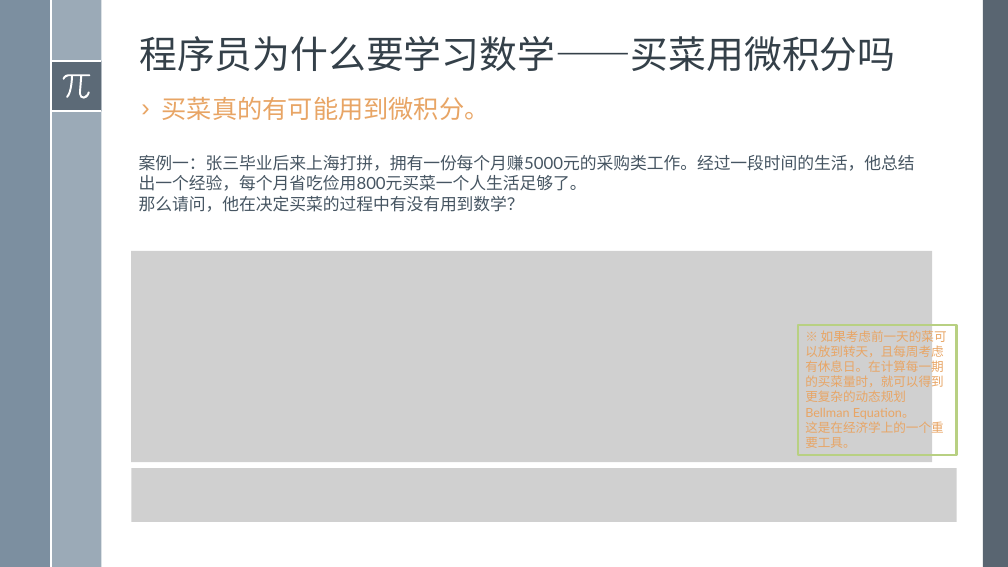
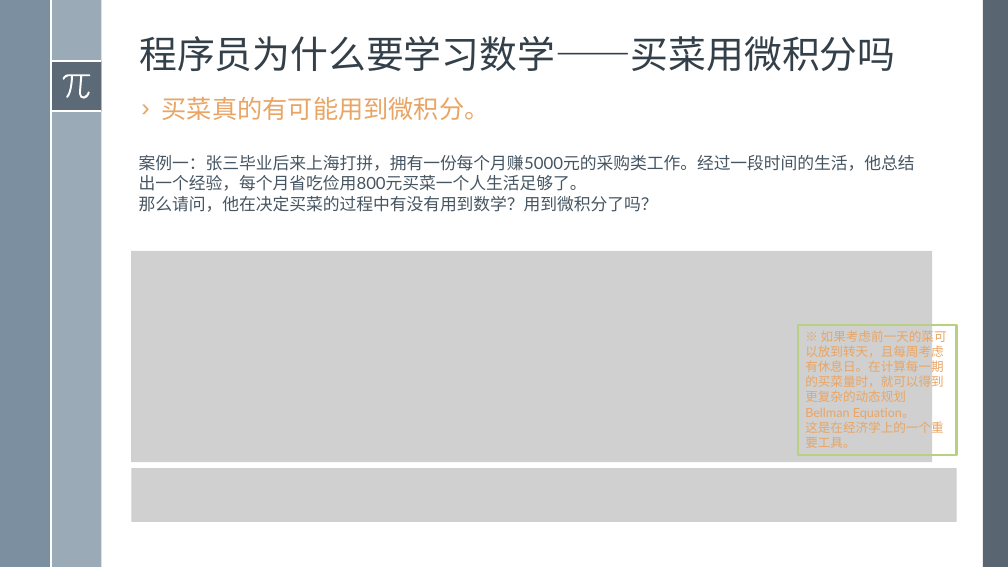
Before and after one commit to SakigamiYang/PyCon, a slide deck: slide 6 of Python-Meetup/20200719/面向一小部分程序员的数学学习相关话题简言.pptx. Drawn at 1008x567 pixels with LibreOffice and Linux fonts; fonts in the diff are those of the drawing; grey boxes stand for pictures. Boxes give left, top, right and bottom in pixels: in the first picture for what was removed or moved away, otherwise in the second. Text is boxed around its words. In the diff, an @@ line names an element or a change of style, - is before the commit and + after.

```diff
--- a/Python-Meetup/20200719/面向一小部分程序员的数学学习相关话题简言.pptx
+++ b/Python-Meetup/20200719/面向一小部分程序员的数学学习相关话题简言.pptx
@@ text at (139,196,658,212): text changed @@
-那么请问，他在决定买菜的过程中有没有用到数学？
+那么请问，他在决定买菜的过程中有没有用到数学？用到微积分了吗？
```
Also in this commit, not shown: 7 other slides changed.
